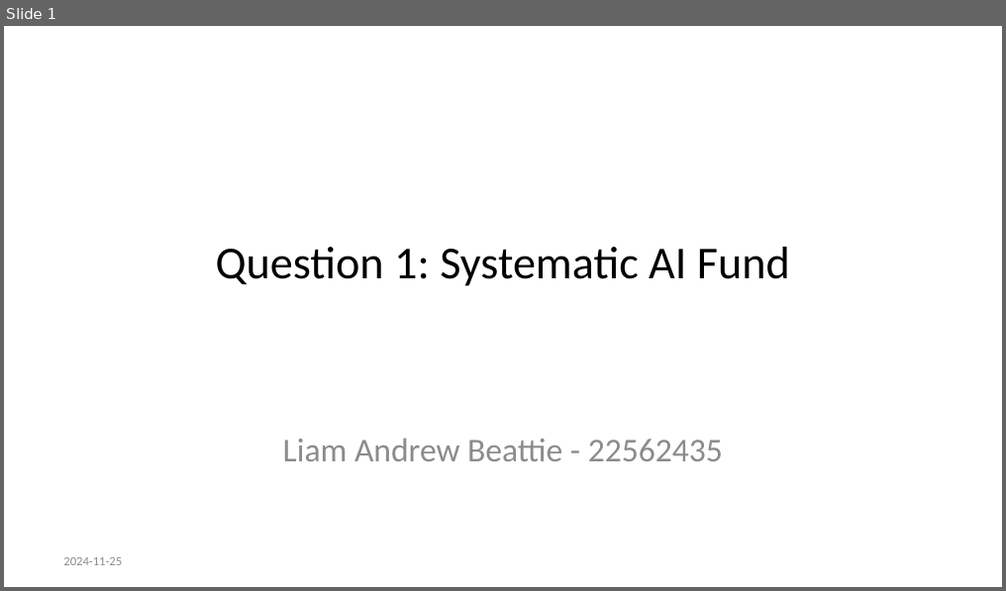
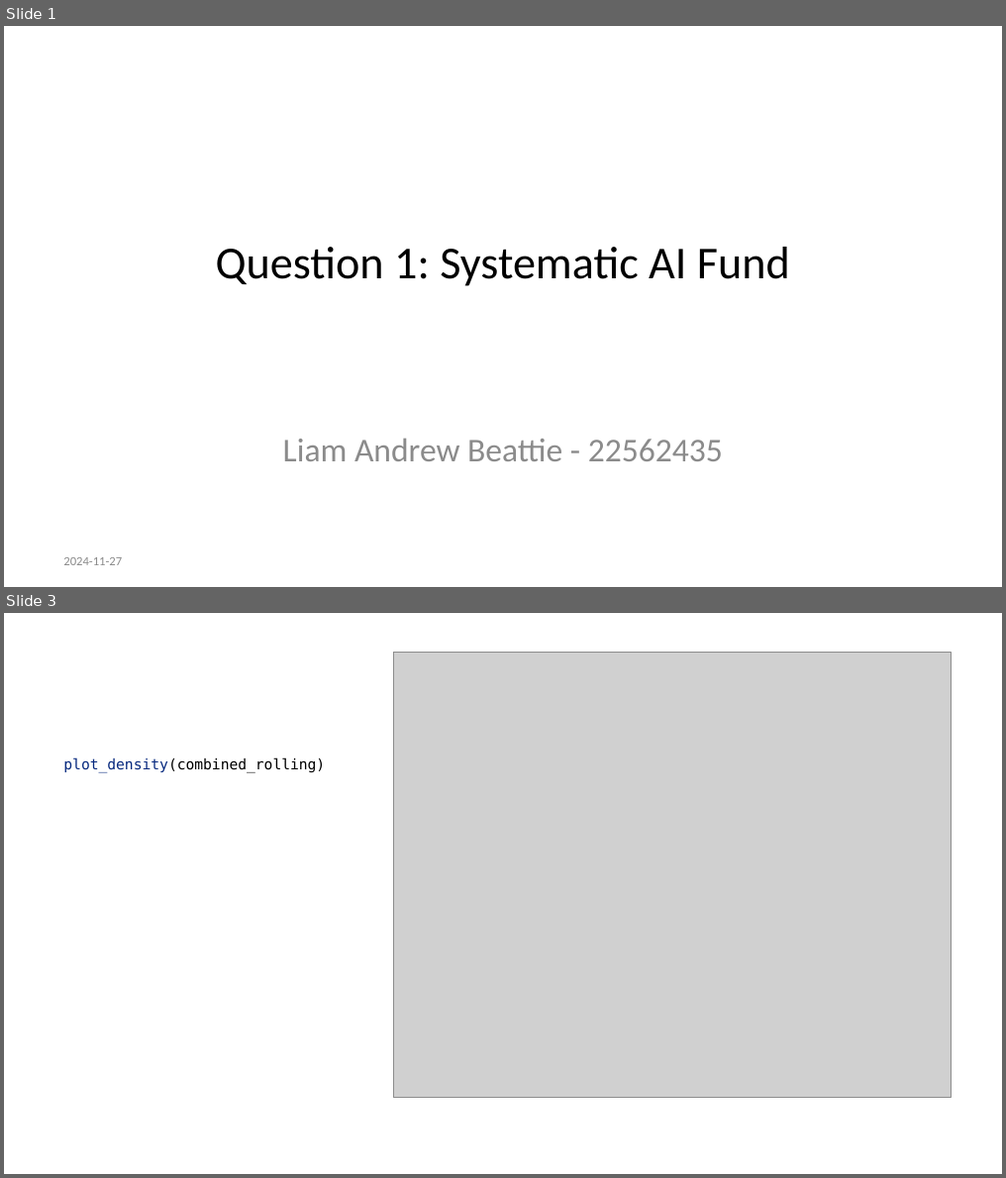
Before and after one commit to 22562435/22562435-FinEcosExam, a slide deck: Questions/Question 1/README.pptx. Shown one above the other, each under a label of ours: slide 1 before the commit, slides 1 and 3 after it; the slides between them are not shown. The pictures are 1006x591 and 1006x1178 pixels, drawn with LibreOffice and Linux fonts; fonts in the diff are those of the drawing; grey boxes stand for pictures. Boxes give left, top, right and bottom in pixels: in the first picture for what was removed or moved away, otherwise in the second. Text is boxed around its words. In the diff, an @@ line names an element or a change of style, - is before the commit and + after.

```diff
--- a/Questions/Question 1/README.pptx
+++ b/Questions/Question 1/README.pptx
@@ slide 3 added at bbox=[4, 613, 1002, 1174], background #FFFFFF @@
@@ picture added at bbox=[393, 652, 950, 1098] @@
@@ text added at bbox=[63, 758, 325, 773], 10.5 pt, text #000000 @@
+plot_density(combined_rolling)
@@ slide 1 changed as well @@
@@ text at bbox=[63, 558, 122, 566]: text changed @@
-2024-11-25
+2024-11-27
```
Also in this commit, not shown: 3 other slides changed, 1 other slide added, 2 other files.
